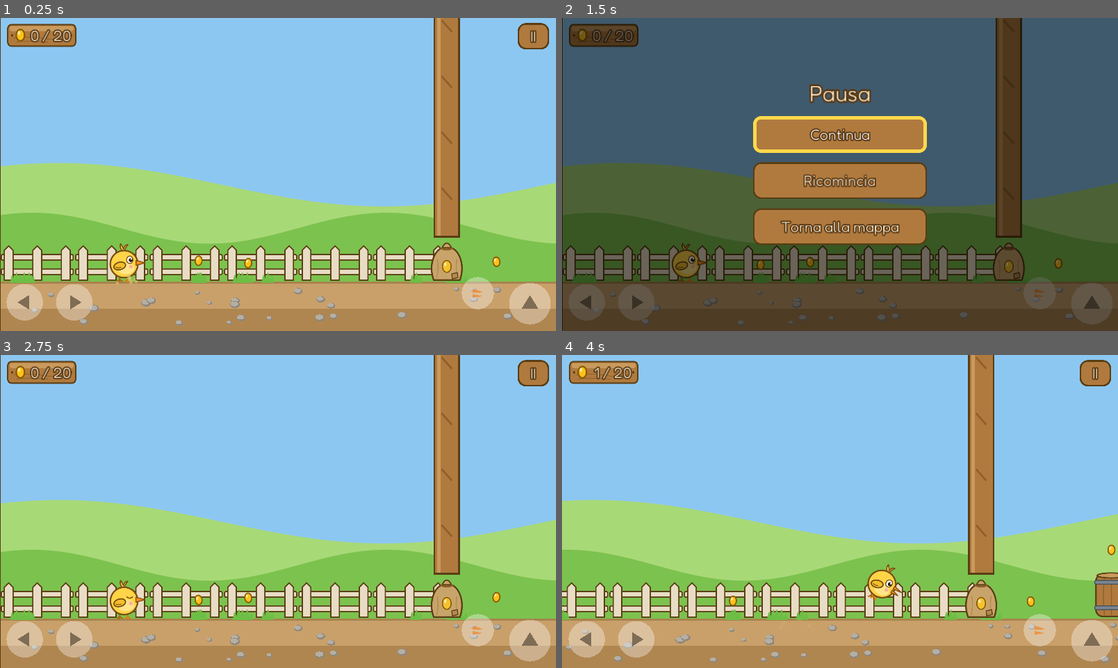
Above: before the commit, frames 1-4 (two rows, left to right).
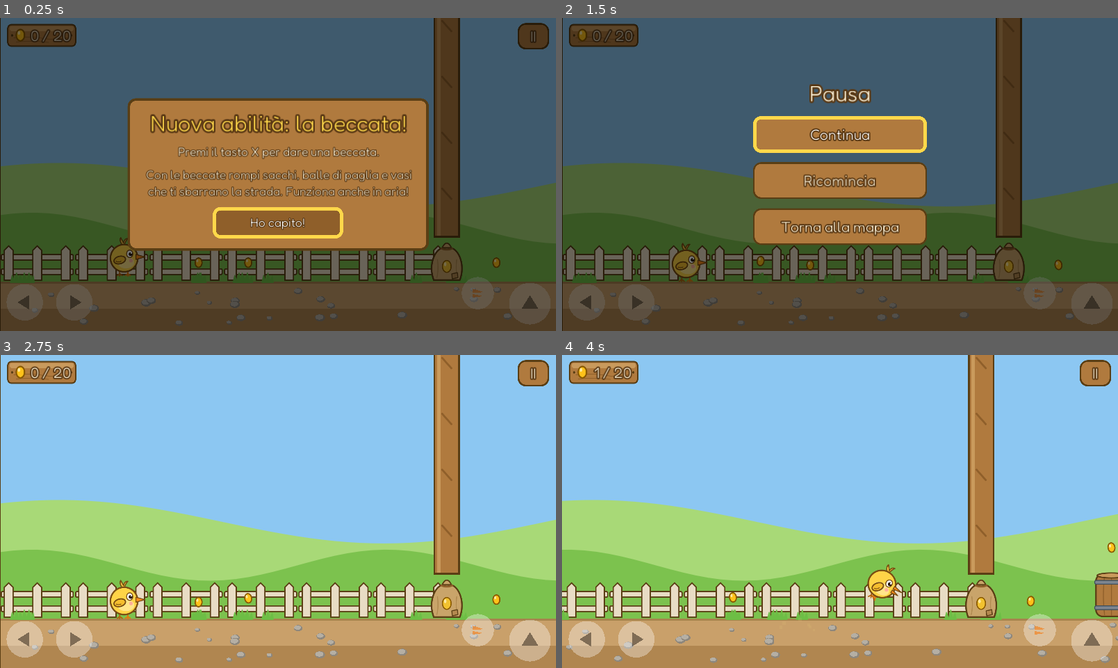
Above: after the commit, the same moments.

Repository: ricky80l/pulcino-libero
Game: Godot game, scene res://scenes/livello_2.tscn
Two runs of this game, one before a commit and one after it. Both use one fixed random seed, a clock stepped at 60 frames per second and the inputs below. This scene is started directly instead of the project's main scene.
Inputs (mouse positions are in pixels of both pictures, inside the frame that each line leads up to):
- Up to frame 1 (0.25 s): no input
- Up to frame 2 (1.5 s): click (840, 221) at 0.5 s, where only the run after the commit has a clickable "Ho capito!"; click "II" at 1.25 s
- Up to frame 3 (2.75 s): click "Continua" at 2 s
- Up to frame 4 (4 s): tap Enter (ui_accept) at 2.75 s; move the mouse to (962, 495) at 2.77 s; hold Right (move_right) from 2.78 s (still down); tap X (peck) at 2.85, 3.8 s; click (962, 495) at 2.92 s; tap Space (jump) at 3.02, 3.05, 3.32, 3.6, 3.77 s; move the mouse to (728, 527) at 3.52 s; click (728, 527) at 3.67 s

The runs differ from the first frame. In frame 1, 100% of the frame differs, in the area x 0-100%, y 0-100%; in frame 2, 0.1%; in frame 3, 0.1%; in frame 4, 0.2%.

Commit message:
Tappa 13: doppio salto e avviso delle nuove abilita'
Doppio salto: in aria si preme di nuovo salto per un secondo salto,
una volta sola prima di toccare terra, con ali che sbattono, sbuffo di
piume e verso "frrr-pio". Attivo solo nei livelli dove e' stato
imparato. Area di prova raggiungibile dall'orto sulla mappa (muro alto,
buca larga, tettoia alta), senza record.

Avviso "Nuova abilita'": all'inizio del livello in cui si impara
un'abilita' il gioco si ferma e un cartello spiega come usarla, con le
istruzioni per telefono o PC. Compare una sola volta (sempre nelle
aree di prova). Attivo per la beccata nel cortile e per il doppio salto.

Co-Authored-By: Claude Opus 5.5 <noreply@anthropic.com>

Diff:
--- a/scenes/livello_2.tscn
+++ b/scenes/livello_2.tscn
@@ -23,6 +23,7 @@
 numero = 2
 frase_fine = "Hai attraversato il cortile!"
 beccata = true
+abilita_nuova = "beccata"
 
 [node name="Cortile" type="Node2D" parent="."]
 
--- /dev/null
+++ b/scenes/prova_doppio_salto.tscn
@@ -0,0 +1,183 @@
+[gd_scene load_steps=14 format=2]
+
+[ext_resource path="res://scripts/livello.gd" type="Script" id=1]
+[ext_resource path="res://scripts/blocco.gd" type="Script" id=2]
+[ext_resource path="res://scenes/player.tscn" type="PackedScene" id=3]
+[ext_resource path="res://scenes/controlli_touch.tscn" type="PackedScene" id=4]
+[ext_resource path="res://scripts/chicco.gd" type="Script" id=5]
+[ext_resource path="res://scripts/nido.gd" type="Script" id=6]
+[ext_resource path="res://scripts/topo.gd" type="Script" id=7]
+[ext_resource path="res://assets/grafica/oggetti/etichetta.svg" type="Texture" id=8]
+[ext_resource path="res://assets/grafica/oggetti/chicco.svg" type="Texture" id=9]
+[ext_resource path="res://assets/font/fredoka_contatore.tres" type="DynamicFont" id=10]
+[ext_resource path="res://assets/font/fredoka_messaggio.tres" type="DynamicFont" id=11]
+[ext_resource path="res://scripts/pausa.gd" type="Script" id=12]
+
+[sub_resource type="RectangleShape2D" id=1]
+extents = Vector2( 30, 30 )
+
+[node name="ProvaDoppioSalto" type="Node2D"]
+script = ExtResource( 1 )
+numero = 3
+frase_fine = "Prova del doppio salto finita!"
+beccata = true
+doppio_salto = true
+abilita_nuova = "doppio_salto"
+salva_progressi = false
+
+[node name="Terreno" type="Node2D" parent="."]
+
+[node name="Paesaggio" type="StaticBody2D" parent="Terreno"]
+z_index = -10
+position = Vector2( 0, 0 )
+script = ExtResource( 2 )
+tipo = 9
+dimensioni = Vector2( 2400, 720 )
+solido = false
+
+[node name="Prato1" type="StaticBody2D" parent="Terreno"]
+position = Vector2( 0, 640 )
+script = ExtResource( 2 )
+tipo = 8
+dimensioni = Vector2( 1000, 80 )
+
+[node name="Prato2" type="StaticBody2D" parent="Terreno"]
+position = Vector2( 1330, 640 )
+script = ExtResource( 2 )
+tipo = 8
+dimensioni = Vector2( 1070, 80 )
+
+[node name="MuroSinistro" type="StaticBody2D" parent="Terreno"]
+position = Vector2( -40, 0 )
+script = ExtResource( 2 )
+tipo = 1
+dimensioni = Vector2( 40, 720 )
+
+[node name="MuroDestro" type="StaticBody2D" parent="Terreno"]
+position = Vector2( 2400, 0 )
+script = ExtResource( 2 )
+tipo = 1
+dimensioni = Vector2( 40, 720 )
+
+[node name="MuroAlto" type="StaticBody2D" parent="Terreno"]
+position = Vector2( 600, 420 )
+script = ExtResource( 2 )
+tipo = 1
+dimensioni = Vector2( 40, 220 )
+
+[node name="TettoiaAlta" type="StaticBody2D" parent="Terreno"]
+position = Vector2( 1600, 390 )
+script = ExtResource( 2 )
+tipo = 13
+dimensioni = Vector2( 160, 32 )
+attraversabile_da_sotto = true
+
+[node name="Nidi" type="Node2D" parent="."]
+
+[node name="Nido1" type="Area2D" parent="Nidi"]
+position = Vector2( 850, 640 )
+script = ExtResource( 6 )
+
+[node name="Chicchi" type="Node2D" parent="."]
+
+[node name="Chicco1" type="Area2D" parent="Chicchi"]
+position = Vector2( 620, 390 )
+script = ExtResource( 5 )
+
+[node name="Chicco2" type="Area2D" parent="Chicchi"]
+position = Vector2( 1165, 520 )
+script = ExtResource( 5 )
+
+[node name="Chicco3" type="Area2D" parent="Chicchi"]
+position = Vector2( 1680, 360 )
+script = ExtResource( 5 )
+
+[node name="Chicco4" type="Area2D" parent="Chicchi"]
+position = Vector2( 1900, 610 )
+script = ExtResource( 5 )
+
+[node name="Nemici" type="Node2D" parent="."]
+
+[node name="Uscita" type="Area2D" parent="."]
+position = Vector2( 2250, 610 )
+
+[node name="Forma" type="CollisionShape2D" parent="Uscita"]
+shape = SubResource( 1 )
+
+[node name="Player" parent="." instance=ExtResource( 3 )]
+position = Vector2( 200, 610 )
+
+[node name="Camera2D" type="Camera2D" parent="Player"]
+current = true
+limit_left = 0
+limit_top = 0
+limit_right = 2400
+limit_bottom = 720
+smoothing_enabled = true
+smoothing_speed = 6.0
+zoom = Vector2( 0.7, 0.7 )
+
+[node name="ControlliTouch" parent="." instance=ExtResource( 4 )]
+
+[node name="Pausa" type="CanvasLayer" parent="."]
+script = ExtResource( 12 )
+
+[node name="Interfaccia" type="CanvasLayer" parent="."]
+layer = 2
+
+[node name="Contatore" type="Control" parent="Interfaccia"]
+margin_left = 16.0
+margin_top = 12.0
+margin_right = 176.0
+margin_bottom = 68.0
+rect_pivot_offset = Vector2( 80, 28 )
+mouse_filter = 2
+
+[node name="Tavola" type="TextureRect" parent="Interfaccia/Contatore"]
+margin_right = 160.0
+margin_bottom = 56.0
+mouse_filter = 2
+texture = ExtResource( 8 )
+expand = true
+
+[node name="Icona" type="TextureRect" parent="Interfaccia/Contatore"]
+margin_left = 18.0
+margin_top = 11.0
+margin_right = 44.0
+margin_bottom = 44.0
+mouse_filter = 2
+texture = ExtResource( 9 )
+expand = true
+
+[node name="Numero" type="Label" parent="Interfaccia/Contatore"]
+margin_left = 48.0
+margin_top = 4.0
+margin_right = 152.0
+margin_bottom = 52.0
+custom_fonts/font = ExtResource( 10 )
+custom_colors/font_color = Color( 1, 0.96, 0.86, 1 )
+text = "0 / 0"
+align = 1
+valign = 1
+
+[node name="Messaggio" type="Control" parent="Interfaccia"]
+anchor_right = 1.0
+anchor_bottom = 1.0
+mouse_filter = 2
+
+[node name="Sfondo" type="ColorRect" parent="Interfaccia/Messaggio"]
+anchor_right = 1.0
+anchor_bottom = 1.0
+mouse_filter = 2
+color = Color( 0, 0, 0, 0.5 )
+
+[node name="Testo" type="Label" parent="Interfaccia/Messaggio"]
+anchor_right = 1.0
+anchor_bottom = 1.0
+custom_fonts/font = ExtResource( 11 )
+custom_colors/font_color = Color( 1, 0.96, 0.86, 1 )
+text = "Sei scappato dal pollaio!
+
+Premi salto per rigiocare"
+align = 1
+valign = 1
--- /dev/null
+++ b/scripts/annuncio.gd
@@ -0,0 +1,87 @@
+extends CanvasLayer
+# Cartello "Nuova abilità!": ferma il gioco, spiega come usare l'abilità appena imparata
+# (con le istruzioni giuste per telefono o PC) e si chiude con "Ho capito!".
+
+const Stile = preload("res://scripts/stile.gd")
+const FONT_TITOLO = preload("res://assets/font/fredoka_messaggio.tres")
+const FONT_TESTO = preload("res://assets/font/fredoka_piccolo.tres")
+
+const TESTI := {
+	"beccata": {
+		"titolo": "Nuova abilità: la beccata!",
+		"telefono": "Tocca il pulsante col becco per dare una beccata.",
+		"pc": "Premi il tasto X per dare una beccata.",
+		"spiegazione": "Con le beccate rompi sacchi, balle di paglia e vasi\nche ti sbarrano la strada. Funziona anche in aria!",
+	},
+	"doppio_salto": {
+		"titolo": "Nuova abilità: il doppio salto!",
+		"telefono": "Mentre sei in aria, tocca di nuovo il pulsante del salto.",
+		"pc": "Mentre sei in aria, premi di nuovo Spazio.",
+		"spiegazione": "Il pulcino sbatte le ali e fa un secondo salto:\ncosì superi muri alti e buche larghe.\nSi può fare una volta sola prima di toccare terra.",
+	},
+}
+
+var abilita := ""
+var ricorda := true  # false nelle aree di prova: l'avviso torna ogni volta
+
+
+func mostra(nome: String, ricorda_vista: bool):
+	abilita = nome
+	ricorda = ricorda_vista
+	layer = 4
+	pause_mode = Node.PAUSE_MODE_PROCESS
+	var t: Dictionary = TESTI[nome]
+	var al_telefono: bool = OS.has_touchscreen_ui_hint() and not OS.has_feature("pc")
+
+	var velo := ColorRect.new()
+	velo.color = Color(0, 0, 0, 0.55)
+	velo.rect_size = Vector2(1280, 720)
+	add_child(velo)
+
+	var pannello := PanelContainer.new()
+	var stile_pannello := Stile.riquadro(Stile.LEGNO, Stile.CONTORNO, 6)
+	stile_pannello.content_margin_left = 40
+	stile_pannello.content_margin_right = 40
+	stile_pannello.content_margin_top = 24
+	stile_pannello.content_margin_bottom = 28
+	pannello.add_stylebox_override("panel", stile_pannello)
+	add_child(pannello)
+
+	var colonna := VBoxContainer.new()
+	colonna.add_constant_override("separation", 18)
+	pannello.add_child(colonna)
+	colonna.add_child(_scritta(t["titolo"], FONT_TITOLO, Color("ffd84a")))
+	colonna.add_child(_scritta(t["telefono"] if al_telefono else t["pc"], FONT_TESTO, Stile.CREMA))
+	colonna.add_child(_scritta(t["spiegazione"], FONT_TESTO, Color(1, 0.96, 0.86, 0.85)))
+
+	var ok := Button.new()
+	ok.text = "Ho capito!"
+	ok.rect_min_size = Vector2(300, 72)
+	ok.size_flags_horizontal = Control.SIZE_SHRINK_CENTER
+	Stile.pulsante_legno(ok, FONT_TESTO)
+	ok.add_stylebox_override("normal", Stile.riquadro(Color("8f5f2a"), Color("ffd84a"), 4))
+	ok.connect("pressed", self, "chiudi")
+	colonna.add_child(ok)
+
+	# al centro dello schermo, quando il pannello ha preso le sue misure
+	yield(get_tree(), "idle_frame")
+	pannello.rect_position = (Vector2(1280, 720) - pannello.rect_size) / 2
+	ok.grab_focus()
+	get_tree().paused = true
+	Suoni.suona("nido", 0.0)
+
+
+func _scritta(testo: String, font: Font, colore: Color) -> Label:
+	var l := Label.new()
+	l.text = testo
+	l.align = Label.ALIGN_CENTER
+	l.add_font_override("font", font)
+	l.add_color_override("font_color", colore)
+	return l
+
+
+func chiudi():
+	get_tree().paused = false
+	if ricorda:
+		Progressi.segna_abilita_vista(abilita)
+	queue_free()
--- a/scripts/aspetto_pulcino.gd
+++ b/scripts/aspetto_pulcino.gd
@@ -75,6 +75,15 @@
 	timer_becco = 0.2
 
 
+# Doppio salto: le ali sbattono fortissimo per un attimo
+var timer_ali := 0.0
+
+
+func sbatti_ali():
+	timer_ali = 0.4
+	pigola()
+
+
 func _process(delta):
 	tempo += delta
 	timer_becco -= delta
@@ -98,8 +107,11 @@
 		zampa_davanti.rotation = lerp(zampa_davanti.rotation, 0.0, morbido)
 		zampa_dietro.rotation = lerp(zampa_dietro.rotation, 0.0, morbido)
 
-	# Ala: sbatte forte in aria, dondola camminando
-	if sbalzato or not a_terra:
+	# Ala: sbatte fortissimo nel doppio salto, forte in aria, dondola camminando
+	timer_ali -= delta
+	if timer_ali > 0:
+		ala.rotation = -1.0 + sin(tempo * 55.0) * 0.9
+	elif sbalzato or not a_terra:
 		ala.rotation = -0.5 + sin(tempo * 35.0) * 0.6
 	elif vx > 30:
 		ala.rotation = sin(tempo * 18.0) * 0.15
--- a/scripts/livello.gd
+++ b/scripts/livello.gd
@@ -5,6 +5,8 @@
 export var numero := 1  # posizione del livello nel viaggio (1 = pollaio)
 export var frase_fine := "Sei scappato dal pollaio!"  # cosa dice il messaggio di fine
 export var beccata := false  # true se in questo livello il pulcino sa già beccare
+export var doppio_salto := false  # true se in questo livello il pulcino sa già fare il doppio salto
+export var abilita_nuova := ""  # abilità che si impara in questo livello ("beccata", "doppio_salto"): mostra l'avviso
 export var salva_progressi := true  # false per le aree di prova: niente record e niente sblocchi
 
 var completato := false
@@ -26,7 +28,14 @@
 	chicchi_totali = get_tree().get_nodes_in_group("chicchi").size()
 	_aggiorna_contatore()
 	player.puo_beccare = beccata
+	player.puo_doppio_salto = doppio_salto
 	$ControlliTouch/Becco.visible = beccata
+	# avviso "Nuova abilità!" la prima volta (nelle aree di prova ogni volta)
+	if abilita_nuova != "" and (not salva_progressi or not Progressi.abilita_vista(abilita_nuova)):
+		var annuncio = CanvasLayer.new()
+		annuncio.set_script(preload("res://scripts/annuncio.gd"))
+		add_child(annuncio)
+		annuncio.mostra(abilita_nuova, salva_progressi)
 
 
 func chicco_raccolto():
--- a/scripts/player.gd
+++ b/scripts/player.gd
@@ -28,6 +28,10 @@
 export var durata_beccata := 0.28  # quanto dura il colpo di becco (secondi)
 export var pausa_beccata := 0.1  # attesa minima prima della beccata successiva
 export var portata_beccata := 30.0  # quanto arriva lontano il becco davanti al pulcino (pixel)
+
+# --- Doppio salto ---
+export var puo_doppio_salto := false  # il livello lo attiva quando il pulcino ha imparato il doppio salto
+export var forza_doppio_salto := 660.0  # spinta del secondo salto: un po' meno del primo
 
 # --- Animazioni esagerate ---
 export var allunga_salto := 0.35  # quanto si allunga saltando (0 = niente)
@@ -48,6 +52,7 @@
 var timer_beccata := 0.0
 var attesa_beccata := 0.0
 var colpiti := []  # ostacoli già colpiti in questa beccata
+var doppio_usato := false  # il secondo salto si può fare una sola volta prima di toccare terra
 
 onready var aspetto := $Aspetto
 
@@ -75,6 +80,7 @@
 	velocita = Vector2.ZERO
 	timer_sbalzo = 0.0
 	timer_beccata = 0.0
+	doppio_usato = false
 	timer_invulnerabile = tempo_invulnerabile
 	aspetto.rotation = 0.0
 	deformazione = Vector2.ONE
@@ -115,12 +121,17 @@
 	# Margine coyote: resta "a terra" per un attimo dopo aver lasciato il bordo
 	if a_terra:
 		timer_coyote = tempo_coyote
+		doppio_usato = false
 	else:
 		timer_coyote -= delta
 
 	# Salto prenotato: ricorda la pressione per un attimo
 	if Input.is_action_just_pressed("jump"):
 		timer_prenota = tempo_prenota_salto
+		# in aria (e oltre il margine coyote): secondo salto con un battito d'ali
+		if puo_doppio_salto and timer_coyote <= 0 and not doppio_usato:
+			_doppio_salto()
+			timer_prenota = 0
 	else:
 		timer_prenota -= delta
 
@@ -171,6 +182,15 @@
 	# Se cade fuori dallo schermo, riparte dall'ultimo punto sicuro
 	if position.y > 1000:
 		riparti()
+
+
+func _doppio_salto():
+	doppio_usato = true
+	velocita.y = -forza_doppio_salto
+	deformazione = Vector2(1.0 + allunga_salto * 0.5, 1.0 - allunga_salto * 0.3)  # si gonfia come per spiccare il volo
+	Suoni.suona("doppio", 0.08)
+	aspetto.sbatti_ali()
+	Effetti.sbuffo(get_parent(), position + Vector2(0, 10), Color(1.0, 0.93, 0.62), 10, 140.0)
 
 
 # Beccata: col tasto X (o il pulsante col becco) colpisce quello che ha davanti, anche in aria
--- a/scripts/progressi.gd
+++ b/scripts/progressi.gd
@@ -8,7 +8,7 @@
 const LIVELLI := [
 	{"nome": "Il pollaio", "scena": "res://scenes/livello_1.tscn"},
 	{"nome": "Il cortile", "scena": "res://scenes/livello_2.tscn"},
-	{"nome": "L'orto", "scena": ""},
+	{"nome": "L'orto", "scena": "res://scenes/prova_doppio_salto.tscn"},  # provvisorio: area di prova del doppio salto (Tappa 13)
 	{"nome": "Il prato", "scena": ""},
 	{"nome": "Il bosco", "scena": ""},
 	{"nome": "Lo stagno", "scena": ""},
@@ -22,6 +22,17 @@
 var record := {}  # numero livello (come testo) -> {"presi": n, "totale": n}
 var ultimo_giocato := 1  # dove sta il pulcino sulla mappa
 var nebbia_vista := 1  # fin dove la mappa ha già mostrato la nebbia che si dirada
+var abilita_viste := []  # abilità di cui il giocatore ha già visto l'avviso "Nuova abilità!"
+
+
+func abilita_vista(nome: String) -> bool:
+	return abilita_viste.has(nome)
+
+
+func segna_abilita_vista(nome: String):
+	if not abilita_viste.has(nome):
+		abilita_viste.append(nome)
+		salva()
 
 
 func _ready():
@@ -89,7 +100,7 @@
 	var f := File.new()
 	if f.open(FILE, File.WRITE) == OK:
 		f.store_string(to_json({"sbloccato": sbloccato, "record": record,
-				"ultimo_giocato": ultimo_giocato, "nebbia_vista": nebbia_vista}))
+				"ultimo_giocato": ultimo_giocato, "nebbia_vista": nebbia_vista, "abilita_viste": abilita_viste}))
 		f.close()
 
 
@@ -104,3 +115,4 @@
 		record = dati.get("record", {})
 		ultimo_giocato = int(dati.get("ultimo_giocato", 1))
 		nebbia_vista = int(dati.get("nebbia_vista", 1))
+		abilita_viste = dati.get("abilita_viste", [])
--- a/scripts/suoni.gd
+++ b/scripts/suoni.gd
@@ -13,6 +13,7 @@
 	"botta": preload("res://assets/suoni/botta.wav"),
 	"rotto": preload("res://assets/suoni/rotto.wav"),
 	"starnazzo": preload("res://assets/suoni/starnazzo.wav"),
+	"doppio": preload("res://assets/suoni/doppio.wav"),
 }
 
 var lettori := []
Not shown, added: assets/suoni/doppio.wav.import
Not shown, added: assets/suoni/doppio.wav
Not shown, changed: docs/index.html
Not shown, changed: docs/index.pck
Not shown, changed: strumenti/genera_livello2.py
Not shown, added: strumenti/genera_prova_doppio_salto.py
Not shown, changed: strumenti/genera_suoni.py
